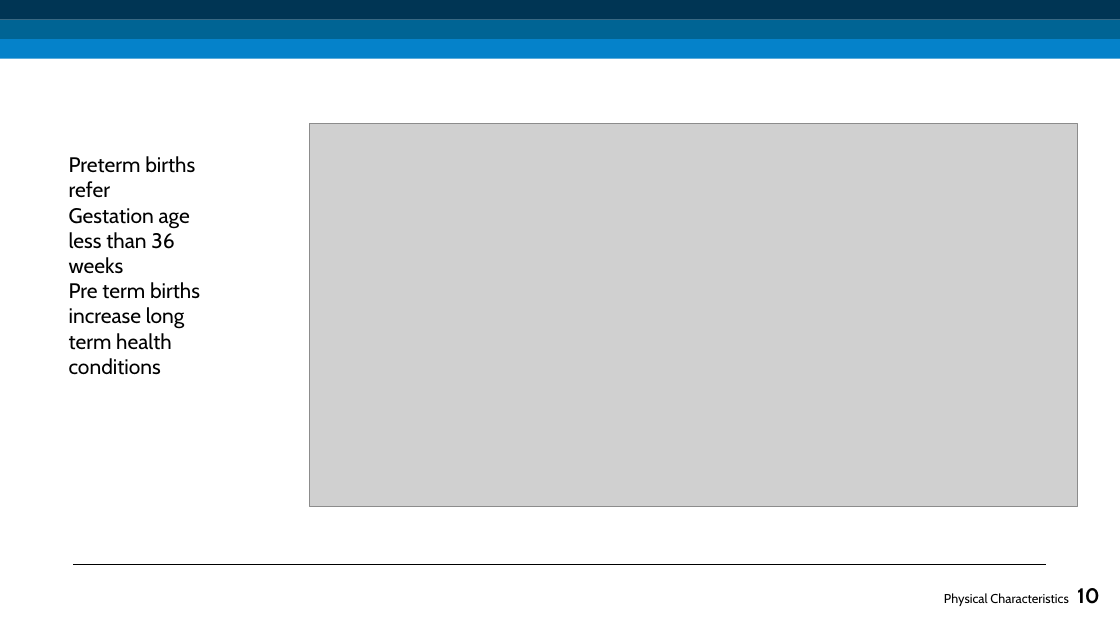
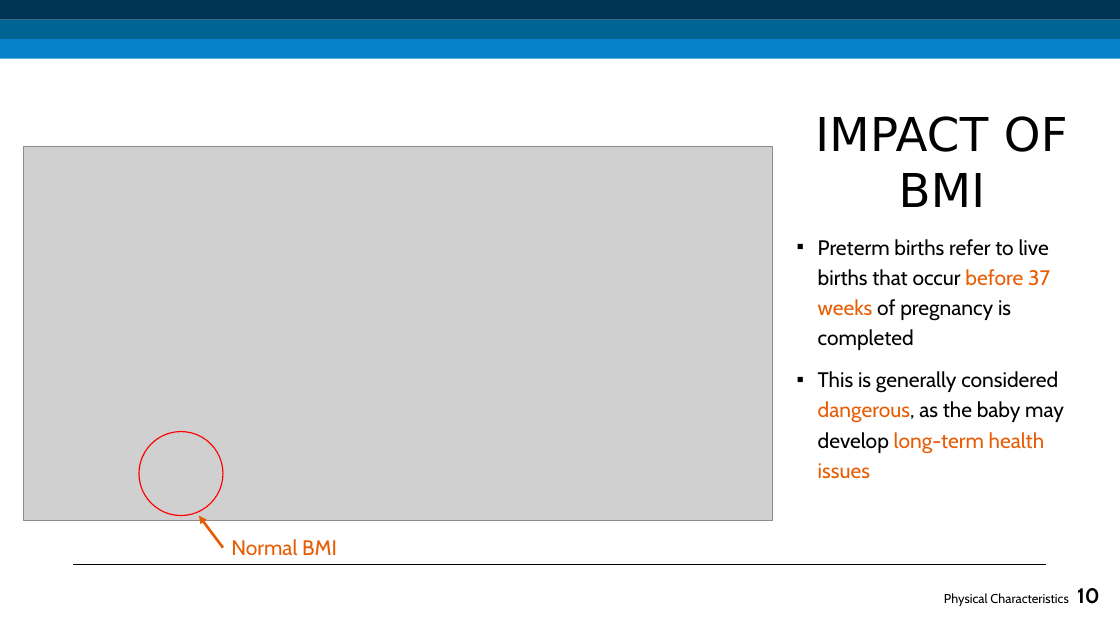
Before and after one commit to Abhijith-S-D/Pregnancy-Related_Complications_Mortality_in_US, a slide deck: slide 10 of presentation_materials/ece143-final_presentation.pptx. Drawn at 1120x630 pixels with LibreOffice and Linux fonts; fonts in the diff are those of the drawing; grey boxes stand for pictures. Boxes give left, top, right and bottom in pixels: in the first picture for what was removed or moved away, otherwise in the second. Text is boxed around its words. In the diff, an @@ line names an element or a change of style, - is before the commit and + after.

```diff
--- a/presentation_materials/ece143-final_presentation.pptx
+++ b/presentation_materials/ece143-final_presentation.pptx
@@ text added at [815,116,1068,207], 40 pt, text #000000 @@
+IMPACT OF BMI
@@ picture: place and size @@
-picture at [310,123,1078,507]
+picture at [24,146,772,521]
@@ text removed at [69,156,200,375] @@
-Preterm births refer
-Gestation age less than 36 weeks
-Pre term births increase long term health conditions
@@ text added at [818,239,1064,479], 18 pt, text #000000 @@
+▪ Preterm births refer to live births that occur before 37 weeks of pregnancy is completed
+▪ This is generally considered dangerous, as the baby may develop long-term health issues
@@ ellipse added at [139,432,223,516], outline #FF0000 1 pt @@
@@ arrow added from (223, 548) to (199, 516), #E85D04 2.25 pt @@
@@ text added at [231,539,337,556], 18 pt, text #E85D04 @@
+Normal BMI
```
Also in this commit, not shown: 5 other slides changed, 4 slides added, 3 slides removed, 1 other file.
